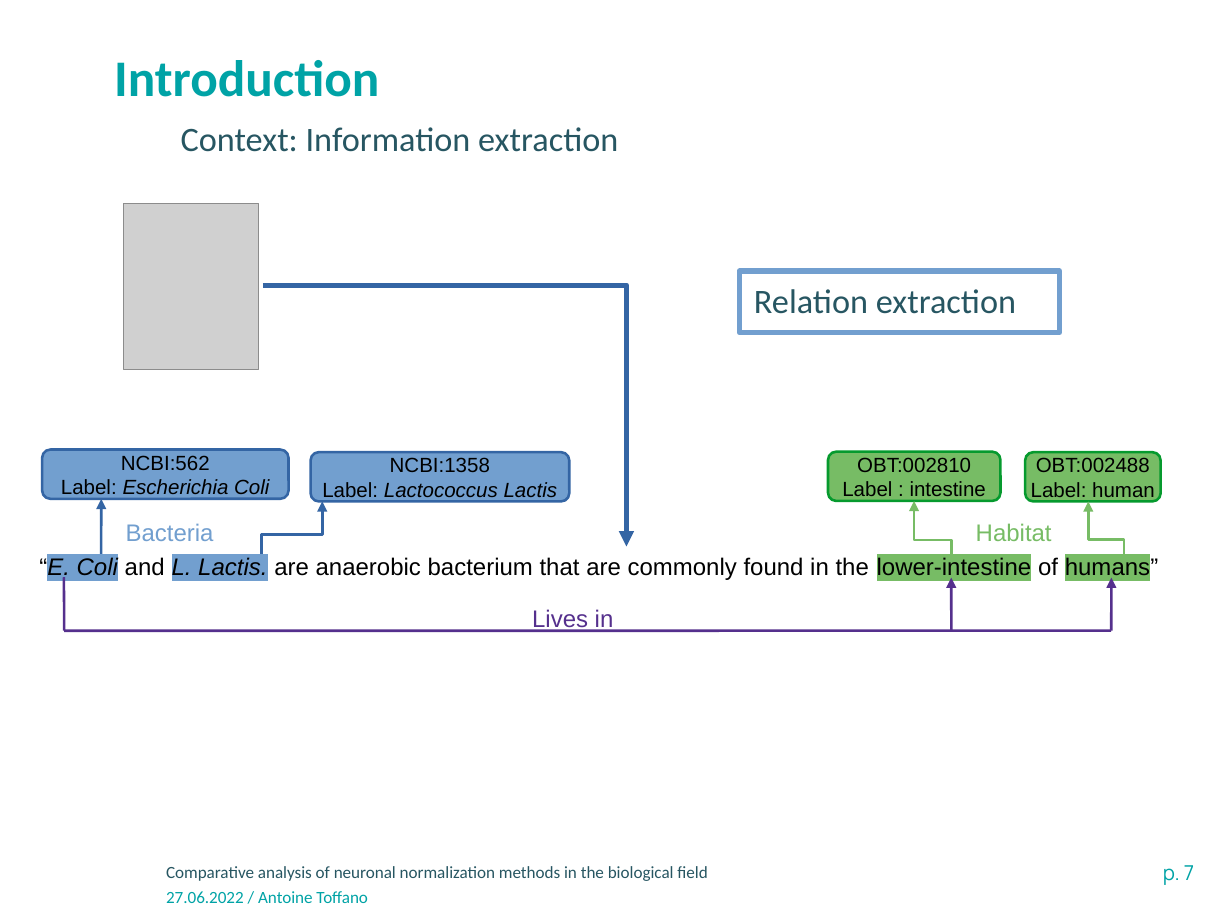
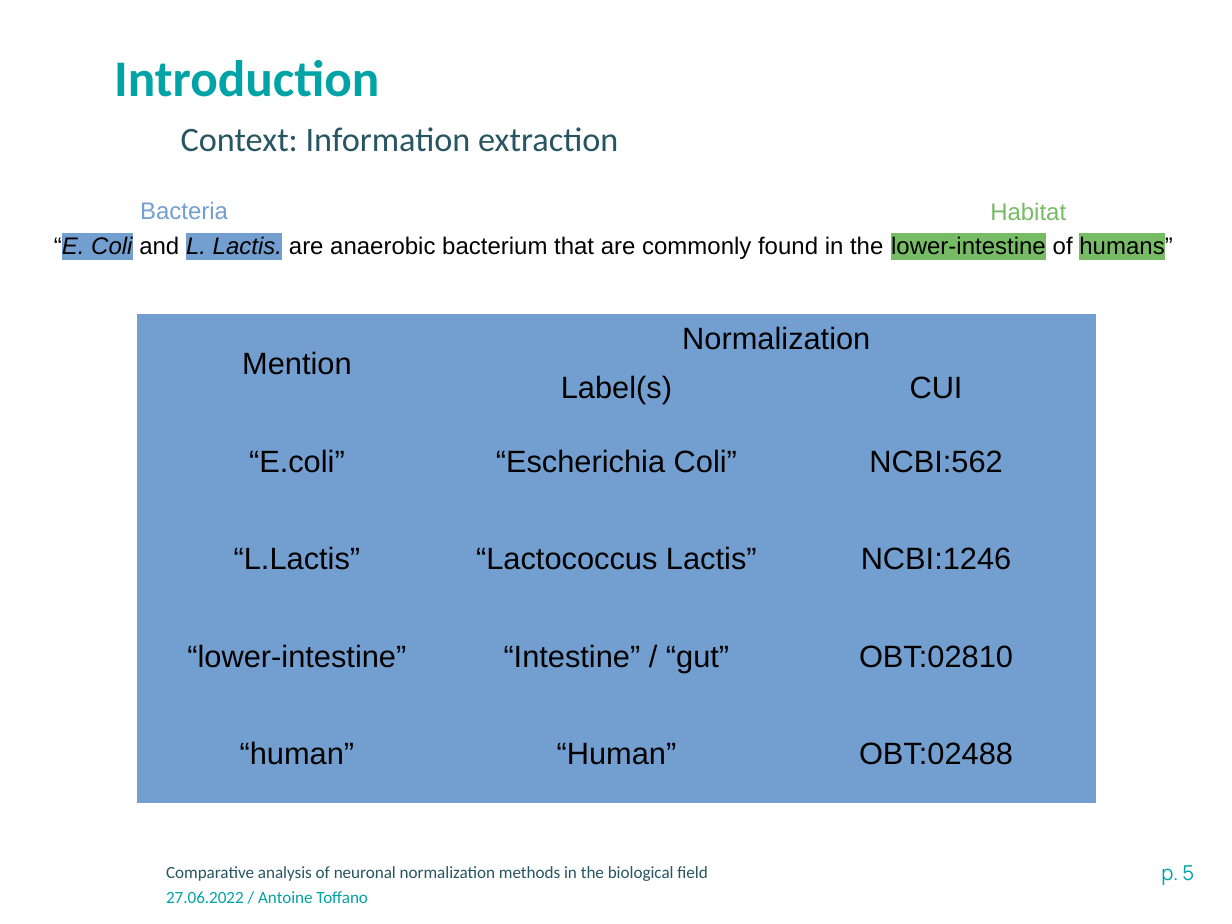
Before and after one commit to atoffano/entity-norm, a slide deck: slide 5 of Presentation-INRAE-format classique.odp (slide 7 before the commit). Drawn at 1232x924 pixels with LibreOffice and Linux fonts; fonts in the diff are those of the drawing; grey boxes stand for pictures; background and template pictures are left out. Boxes give left, top, right and bottom in pixels: in the first picture for what was removed or moved away, otherwise in the second. Text is boxed around its words. In the diff, an @@ line names an element or a change of style, - is before the commit and + after.

Commit message:
presentation 2.0

```diff
--- a/Presentation-INRAE-format classique.odp
+++ b/Presentation-INRAE-format classique.odp
@@ picture removed at bbox=[123, 203, 259, 370] @@
@@ 3 texts: place and size @@
-3 texts at bbox=[39, 523, 1158, 581]
+3 texts at bbox=[54, 201, 1172, 260]
@@ elbow arrow removed from (262, 285) to (627, 547) @@
@@ rectangle removed at bbox=[739, 271, 1060, 333] @@
-Relation extraction
@@ table added at bbox=[137, 314, 1095, 800], 6 rows, 3 columns @@
+Mention | Normalization | 
+ | Label(s) | CUI
+“E.coli” | “Escherichia Coli” | NCBI:562
+“L.Lactis” | “Lactococcus Lactis” | NCBI:1246
+“lower-intestine” | “Intestine” / “gut” | OBT:02810
+“human” | “Human” | OBT:02488
@@ rounded rectangle removed at bbox=[42, 450, 288, 499] @@
-NCBI:562
-Label: Escherichia Coli
@@ rounded rectangle removed at bbox=[310, 452, 569, 501] @@
-NCBI:1358
-Label: Lactococcus Lactis
@@ rounded rectangle removed at bbox=[828, 452, 1000, 501] @@
-OBT:002810
-Label : intestine
@@ rounded rectangle removed at bbox=[1025, 452, 1161, 501] @@
-OBT:002488
-Label: human
@@ arrow removed from (101, 573) to (101, 499) @@
@@ elbow arrow removed from (261, 568) to (323, 501) @@
@@ elbow arrow removed from (951, 578) to (914, 501) @@
@@ elbow arrow removed from (1124, 577) to (1088, 501) @@
@@ line removed from (64, 578) to (64, 631) @@
@@ arrow removed from (951, 631) to (951, 578) @@
@@ arrow removed from (1111, 631) to (1111, 578) @@
@@ text removed at bbox=[532, 609, 614, 632] @@
-Lives in
@@ line removed from (1111, 631) to (64, 631) @@
@@ page number at bbox=[1161, 865, 1194, 885]: text changed @@
-p. 7
+p. 5
```
Also in this commit, not shown: 11 other slides changed, 4 slides added, 2 slides removed, 1 other file.
